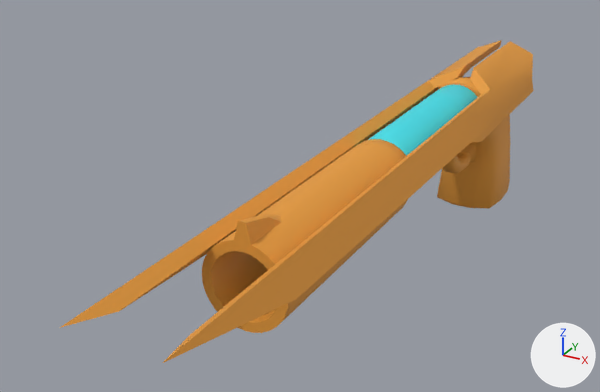
A saved change to the FBX model DungeonCrawler/Assets/RawAssets/Weapons/Gun/mdl_gun.fbx.
The view is the same before and after, from a 50 mm camera at (0.282, -0.975, 0.339) aimed at (-0.073, -0.329, 0.016). Every picture has the same lights, and +X, +Y and +Z are marked at lower right. Where no turn or scale is listed for an object, it has been applied to the vertices.

Objects in the first picture: 'mesh_gun'.
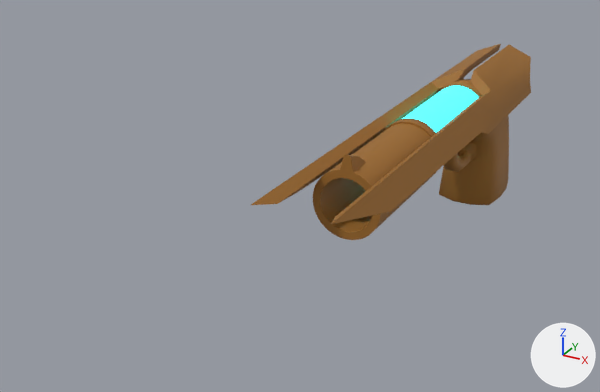
Location of each change, [x1, y1, x2, y2] in pixels of the pictures (600 x 392 px; the box of a moved part takes in the faces that stretch with it):
'mesh_gun', surface changed, recoloured, reshaped (41% narrower, 39% shorter): before [60, 40, 533, 363]; after [251, 44, 531, 240]
part 1 of me_cylinder_000, moved or reshaped: before [202, 145, 408, 333]; after [313, 123, 433, 240]
part 2 of me_cylinder_000, moved or reshaped: before [353, 78, 481, 160]; after [382, 81, 481, 175]
part 3 of me_cylinder_000, moved or reshaped: before [60, 40, 533, 363]; after [251, 44, 531, 224]

What changed in the scene script:
```text
Change mat_mat_essence:
    add mat_mat_essence.emission_strength = 1.48
Add mat_mat_outer:
    mat_mat_outer = principled_material('mat_outer')
    mat_mat_outer.base_color = (0.34, 0.144, 0.0198)  # brown #9e6a26
    mat_mat_outer.roughness = 0.669
Change me_cylinder_000:
    used by ob_mesh_gun; location = (0.0, 0.0, 0.0)
    remove me_cylinder_000.from_pydata(...)  # 1048 vertices, 975 faces; spans x -0.053..0.053, y -0.684..0.092, z -0.093..0.096
    add me_cylinder_000.from_pydata(...)  # 1048 vertices, 975 faces; spans x -0.05..0.05, y -0.48..0.089, z -0.089..0.089
    me_cylinder_000 part 1: the loose piece of 166 vertices spanning x -0.036..0.036, y -0.545..-0.322, z 0.008..0.096 is scaled about its middle by (0.905, 0.63, 0.905), then moved by (0.0, 0.123, -0.002)
    me_cylinder_000 part 2: the loose piece of 604 vertices spanning x -0.035..0.035, y -0.325..-0.072, z 0.01..0.08 is scaled about its middle by (0.96, 0.668, 0.96), then moved by (0.0, 0.043, -0.002)
    me_cylinder_000 part 3: 278 of 1048 vertices moved; they spanned x -0.053..0.053, y -0.684..0.092, z -0.093..0.09 and now span x -0.05..0.05, y -0.48..0.089, z -0.089..0.087; mean shift (0.0, 0.009, 0.0); largest move (0.037, -0.684, 0.077) -> (0.035, -0.48, 0.074)
    remove me_cylinder_000.materials.append(mat_mat_bronce)  # orange #e79b38
    add me_cylinder_000.materials.append(mat_mat_outer)  # brown #9e6a26
```
